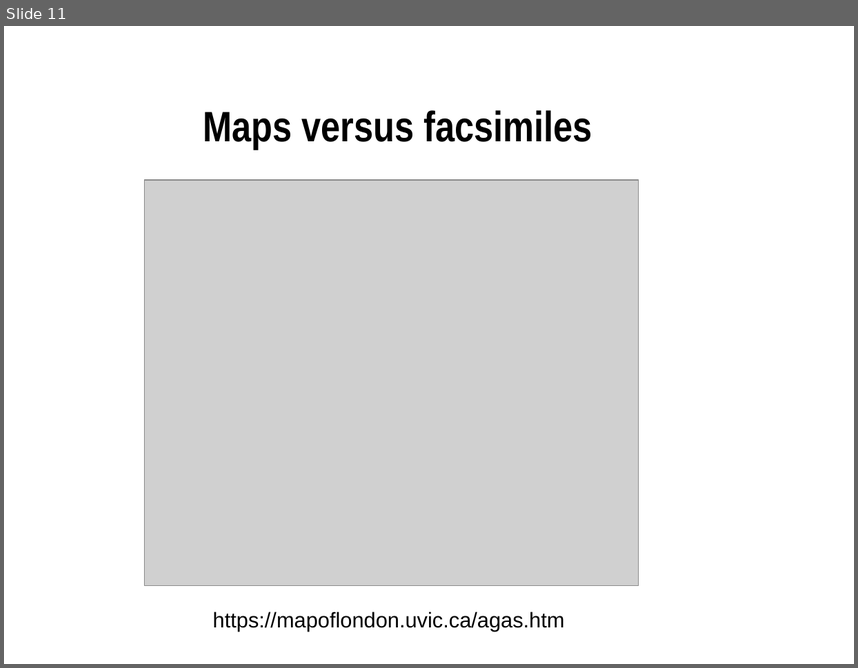
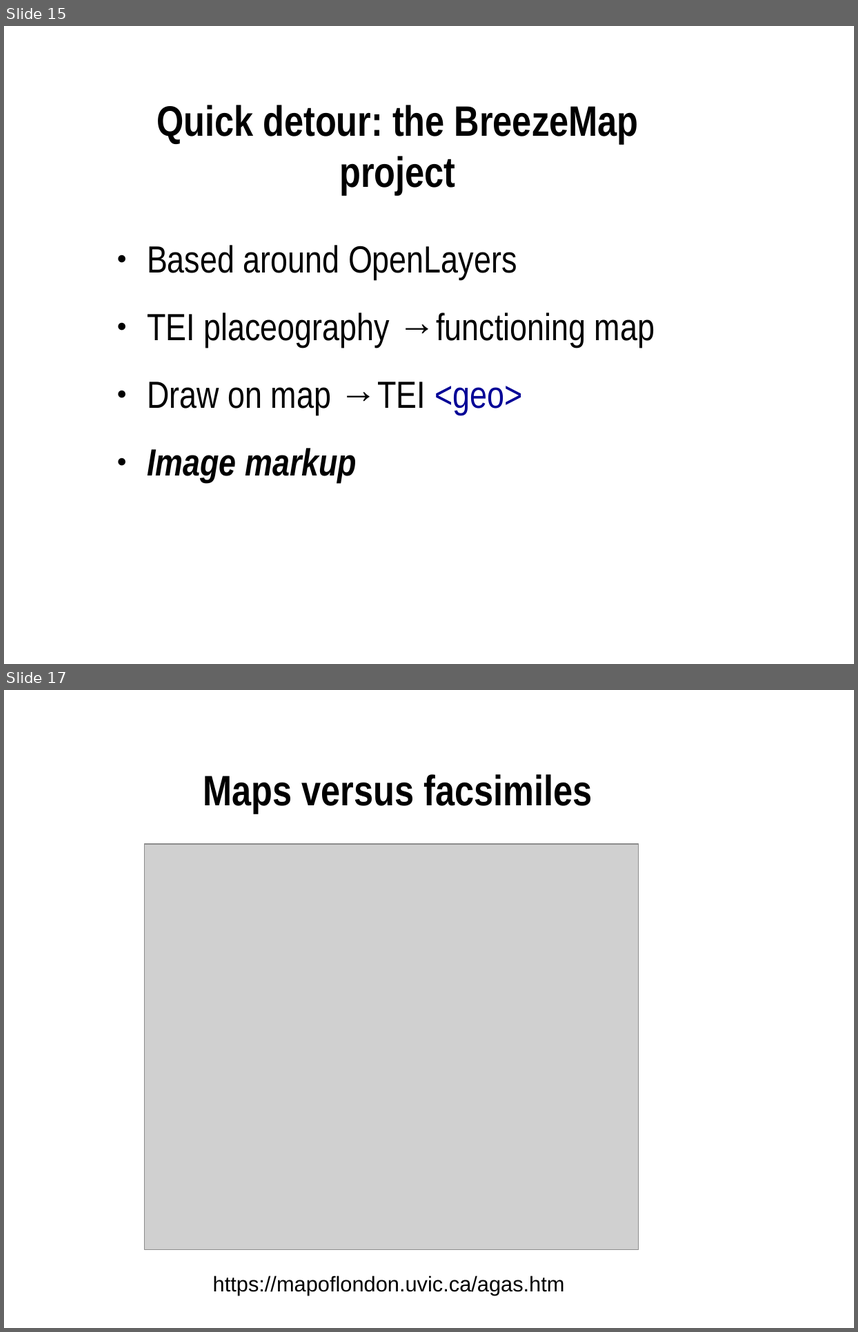
Before and after one commit to martindholmes/BreezeMap, a slide deck: presentations/geo_json_tei/geo_json_tei.odp. Shown one above the other, each under a label of ours: slide 11 before the commit, slides 15 and 17 after it; the slides between them are not shown. The pictures are 858x668 and 858x1332 pixels, drawn with LibreOffice and Linux fonts; fonts in the diff are those of the drawing; grey boxes stand for pictures. Boxes give left, top, right and bottom in pixels: in the first picture for what was removed or moved away, otherwise in the second. Text is boxed around its words. In the diff, an @@ line names an element or a change of style, - is before the commit and + after.

```diff
--- a/presentations/geo_json_tei/geo_json_tei.odp
+++ b/presentations/geo_json_tei/geo_json_tei.odp
@@ slide 15 added at [4,26,854,664], background #FFFFFF @@
@@ title added at [156,105,638,195], 36 pt, text #000000, bold @@
+Quick detour: the BreezeMap project
@@ text added at [147,245,655,482], 32 pt, text #000000 @@
+● Based around OpenLayers
+● TEI placeography →functioning map
+● Draw on map →TEI <geo>
+● Image markup
@@ what was slide 11 is now slide 17 @@
```
Also in this commit, not shown: 7 other slides added.
